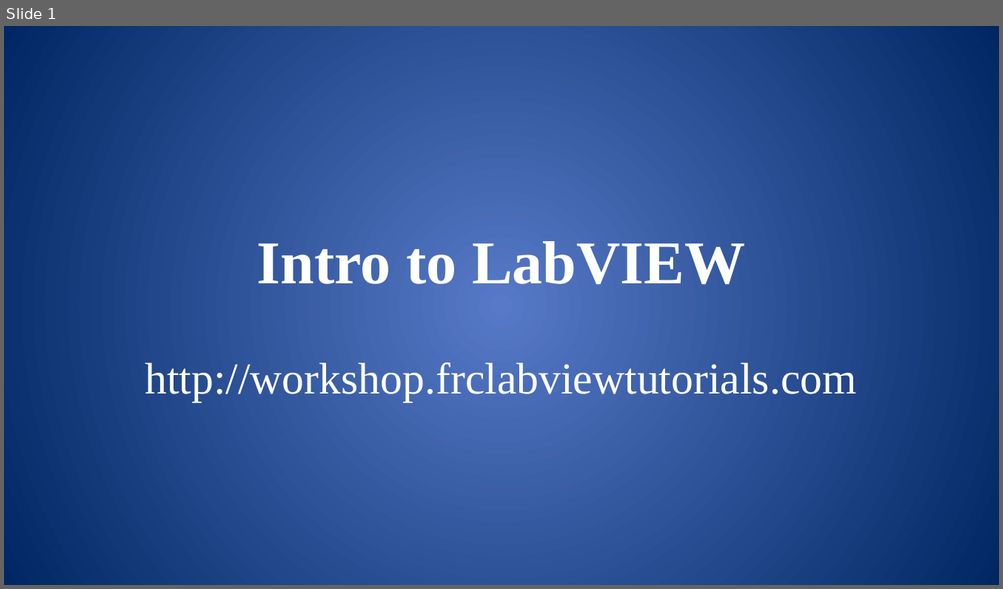
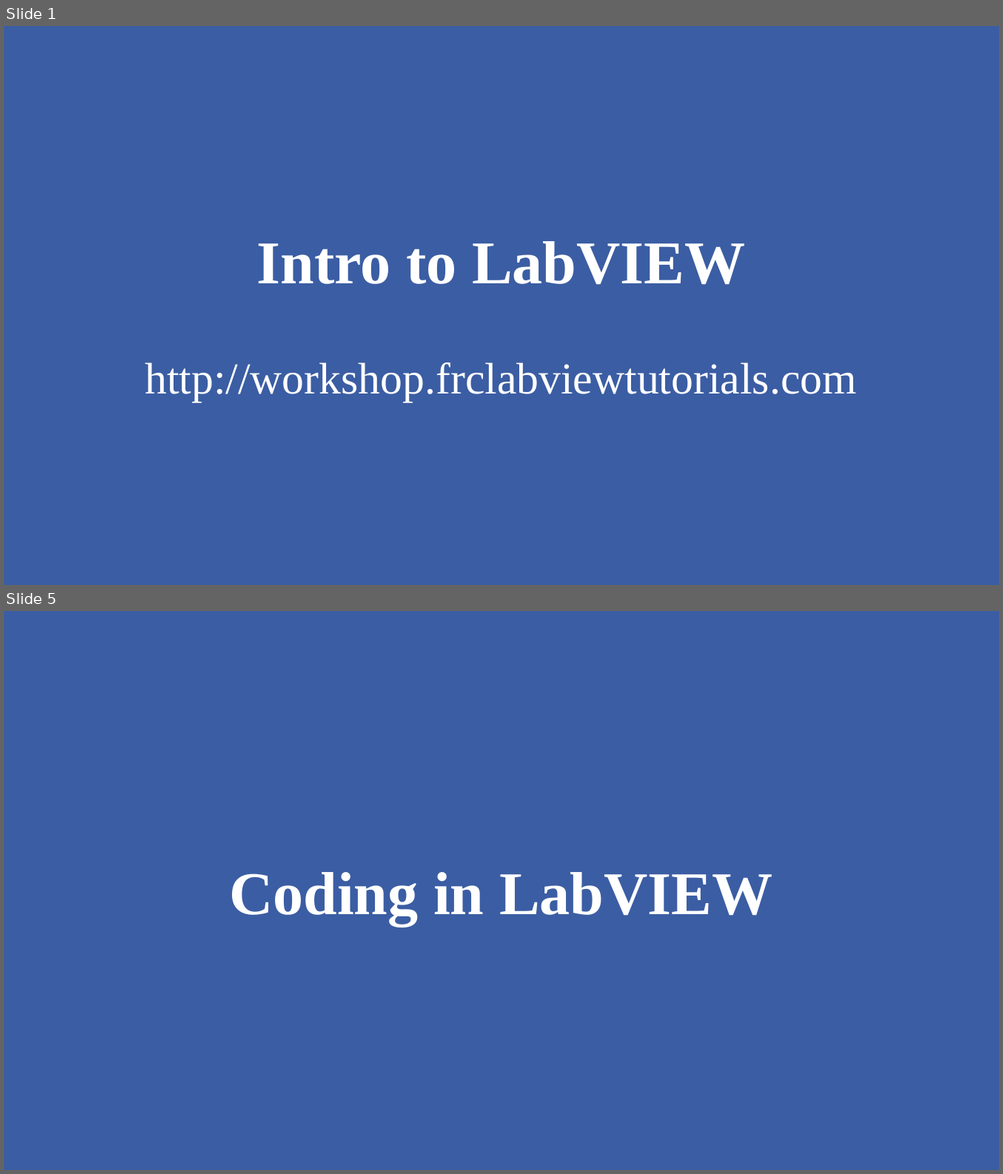
Before and after one commit to mshafer1/frc-labview-workshops, a slide deck: files/2020/LabVIEW_Intro.pptx. Shown one above the other, each under a label of ours: slide 1 before the commit, slides 1 and 5 after it; the slides between them are not shown. The pictures are 1003x589 and 1003x1174 pixels, drawn with LibreOffice and Linux fonts; fonts in the diff are those of the drawing. Boxes give left, top, right and bottom in pixels: in the first picture for what was removed or moved away, otherwise in the second. Text is boxed around its words. In the diff, an @@ line names an element or a change of style, - is before the commit and + after.

```diff
--- a/files/2020/LabVIEW_Intro.pptx
+++ b/files/2020/LabVIEW_Intro.pptx
@@ slide 5 added at [4,611,999,1170], background gradient #5779C7 to #002763; not listed: 1 template element that a slide beside it also shows @@
@@ title added at [229,872,773,926], 44 pt, text #FFFFFF, bold @@
+Coding in LabVIEW
@@ slide 1 changed as well @@
@@ rectangle added at [4,26,999,585], fill #3B5DA3 @@
```
Also in this commit, not shown: 51 other slides changed, 3 other slides added.
